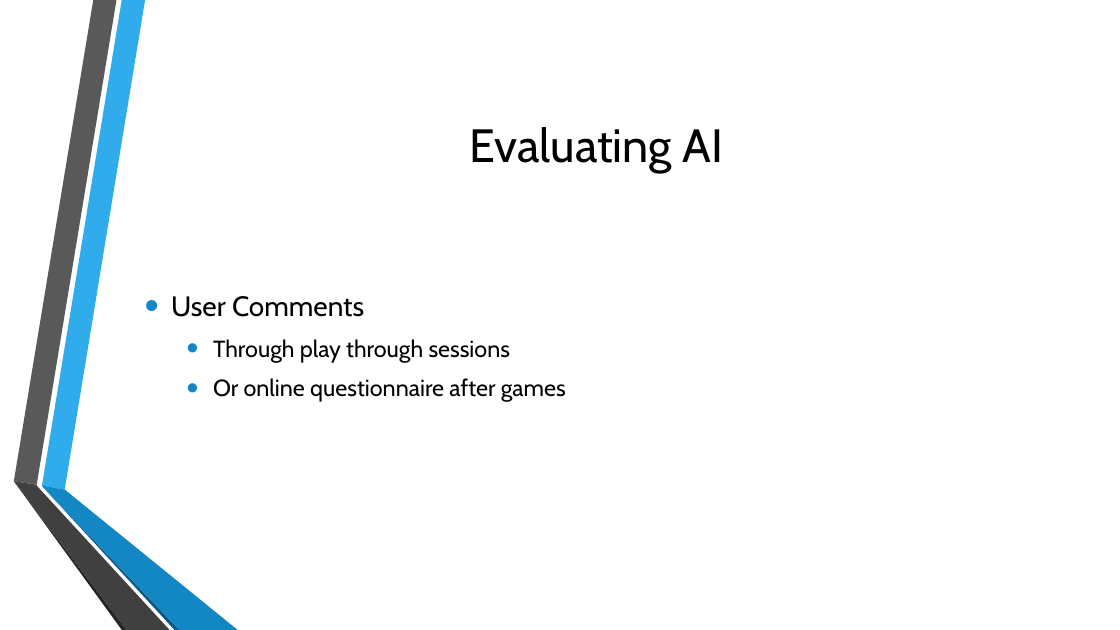
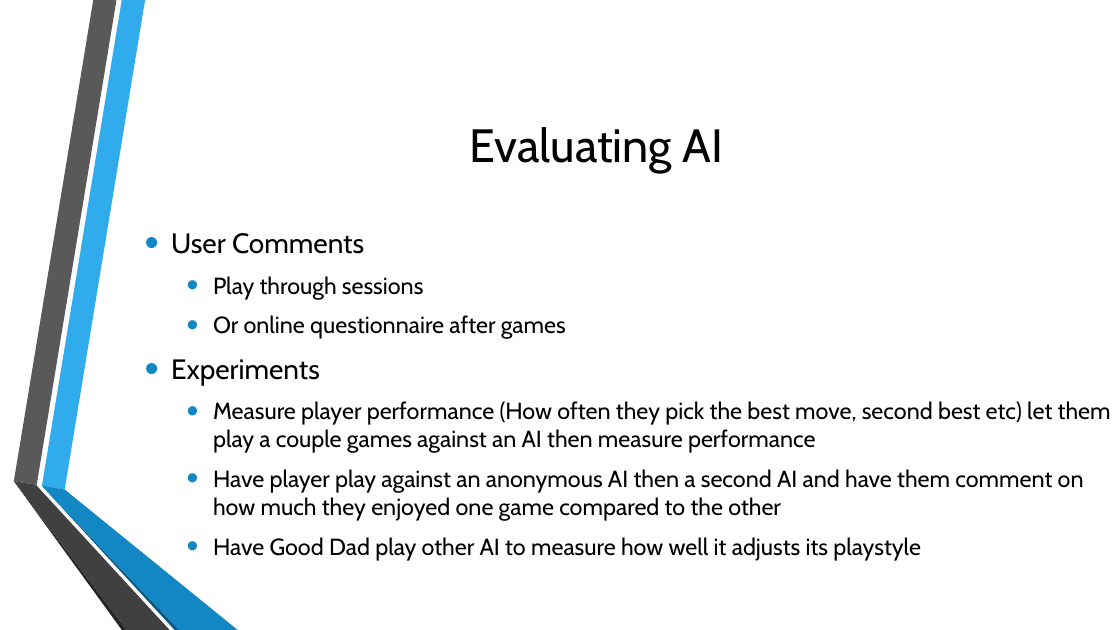
Before and after one commit to mDinardo08/diss, a slide deck: slide 7 of PosterDayPresentation.pptx. Drawn at 1120x630 pixels with LibreOffice and Linux fonts; fonts in the diff are those of the drawing; background and template pictures are left out. Boxes give left, top, right and bottom in pixels: in the first picture for what was removed or moved away, otherwise in the second. Text is boxed around its words. In the diff, an @@ line names an element or a change of style, - is before the commit and + after.

```diff
--- a/PosterDayPresentation.pptx
+++ b/PosterDayPresentation.pptx
@@ text at <box>213,276,423,300</box>: text changed @@
-  • Through play through sessions
+  • Play through sessions
@@ text at <box>171,359,1111,561</box>: paragraphs added @@
+• Experiments
+  • Measure player performance (How often they pick the best move, second best etc) let them play a couple games against an AI then measure performance
+  • Have player play against an anonymous AI then a second AI and have them comment on how much they enjoyed one game compared to the other
+  • Have Good Dad play other AI to measure how well it adjusts its playstyle
```
Also in this commit, not shown: 3 other slides changed, 3 other files.
